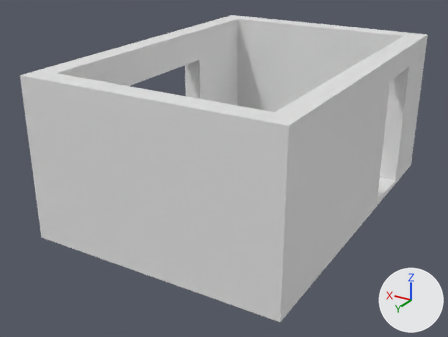
One commit to the FBX model biuro.FBX: the scene before it, then after it.
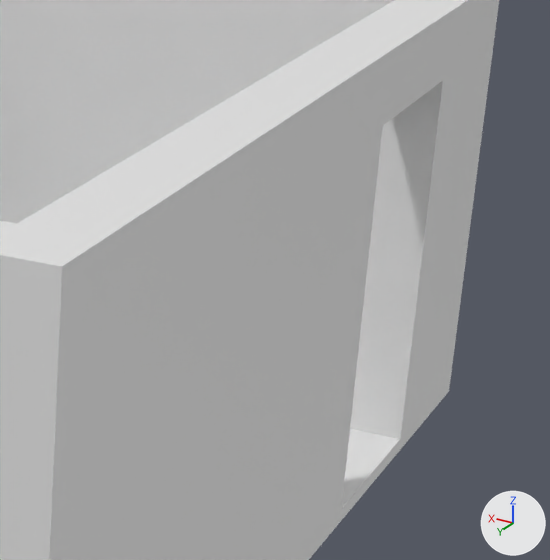
Each version is shown whole from a 50 mm camera at (-5.5, 10.15, 5.58) aimed at (0.27, 0.53, 0.77), then close up on the part from 60% to 99% of the width and 12% to 65% of the height. Arrows for +X, +Y and +Z are at lower right; the lights stay in place. Where no turn or scale is listed for an object, it has been applied to the vertices.
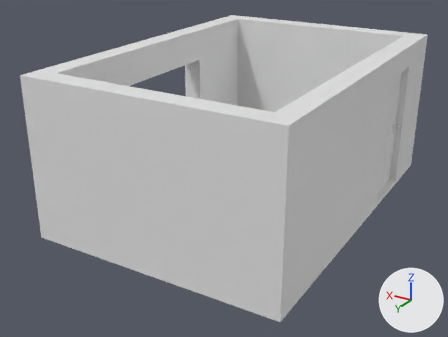
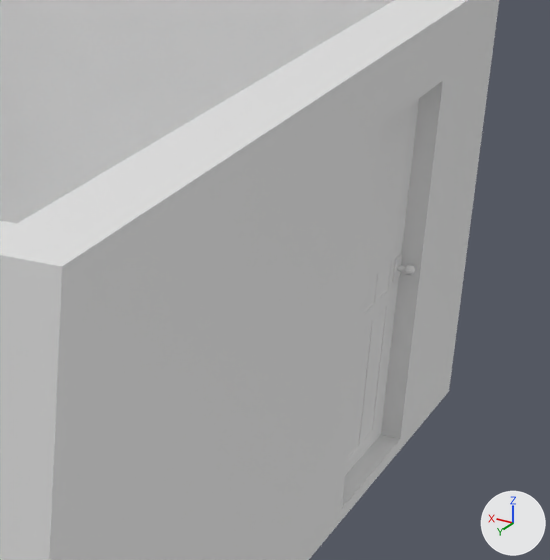
Commit message: Add files via upload
z drzwiami

Changed parts and their boxes (x1, y1, x2, y2) in the close-ups (550 x 560 px):
```json
{"object": "door", "change": "added", "after": [345, 99, 419, 475]}
```

The change, as JSON lines over the scene's bpy script:
```json
{"op": "add", "block": "me_mesh_005", "code": ["me_mesh_005 = bpy.data.meshes.new('Mesh.005')", "me_mesh_005.from_pydata(...)  # 4652 vertices, 9188 faces; spans x -0.24..0.06, y -0.08..1.16, z -1.23..1.24"]}
{"op": "add", "block": "ob_door", "code": ["ob_door = bpy.data.objects.new('door', me_mesh_005)", "ob_door.location = (-2.144, -2.091, 1.319)"]}
```
